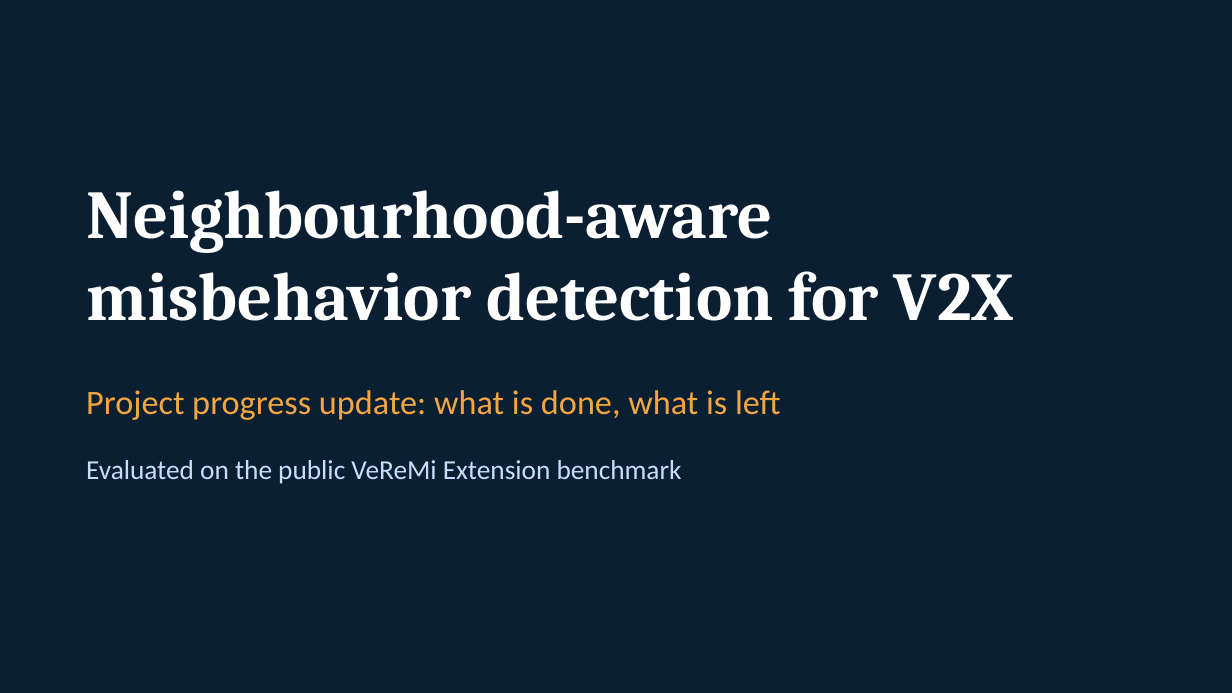
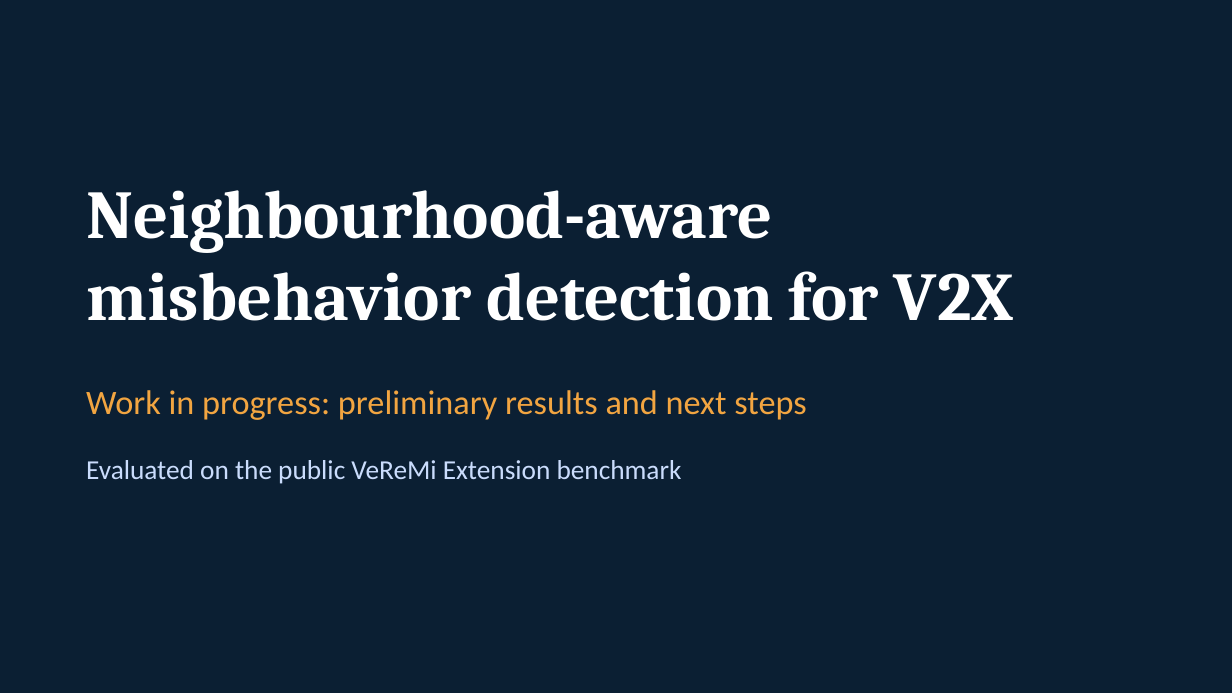
Before and after one commit to ShlokNambiar/Major-Project-, a slide deck: slide 1 of presentation/progress_update.pptx. Drawn at 1232x693 pixels with LibreOffice and Linux fonts; fonts in the diff are those of the drawing. Boxes give left, top, right and bottom in pixels: in the first picture for what was removed or moved away, otherwise in the second. Text is boxed around its words. In the diff, an @@ line names an element or a change of style, - is before the commit and + after.

```diff
--- a/presentation/progress_update.pptx
+++ b/presentation/progress_update.pptx
@@ text at (x1=86, y1=390, x2=806, y2=420): text changed @@
-Project progress update: what is done, what is left
+Work in progress: preliminary results and next steps
```
Also in this commit, not shown: 3 other slides changed.
